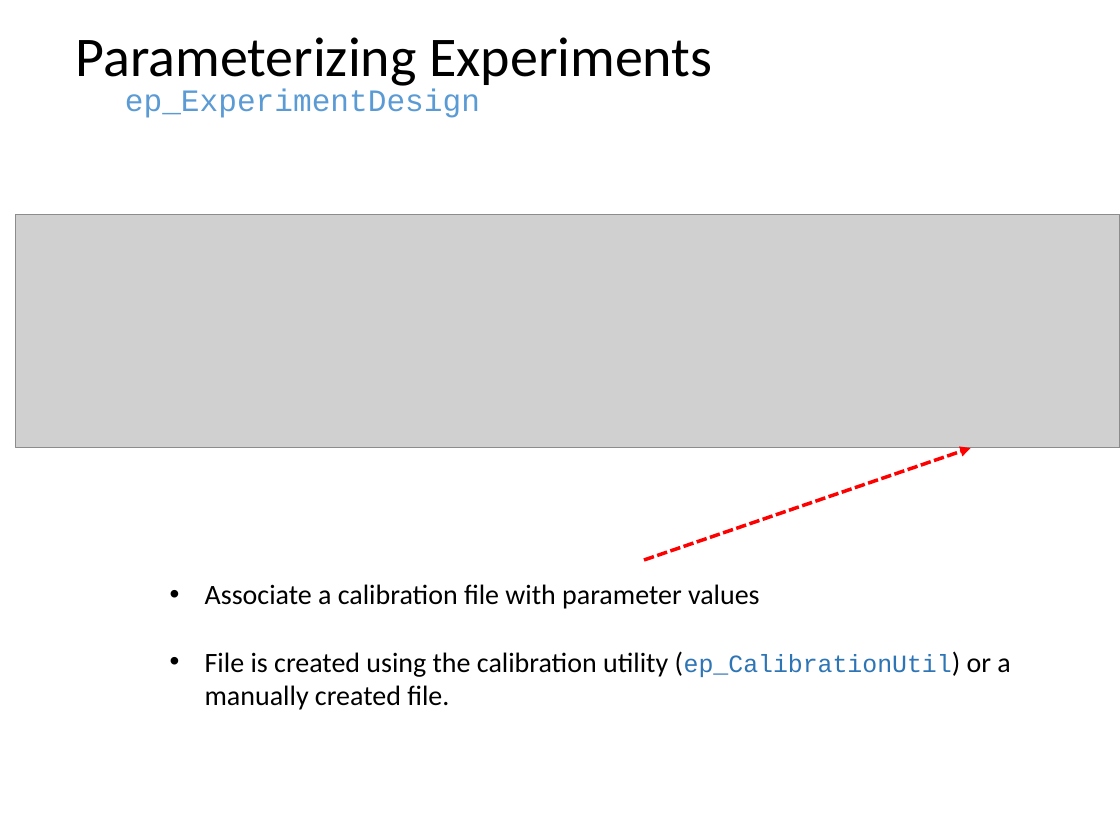
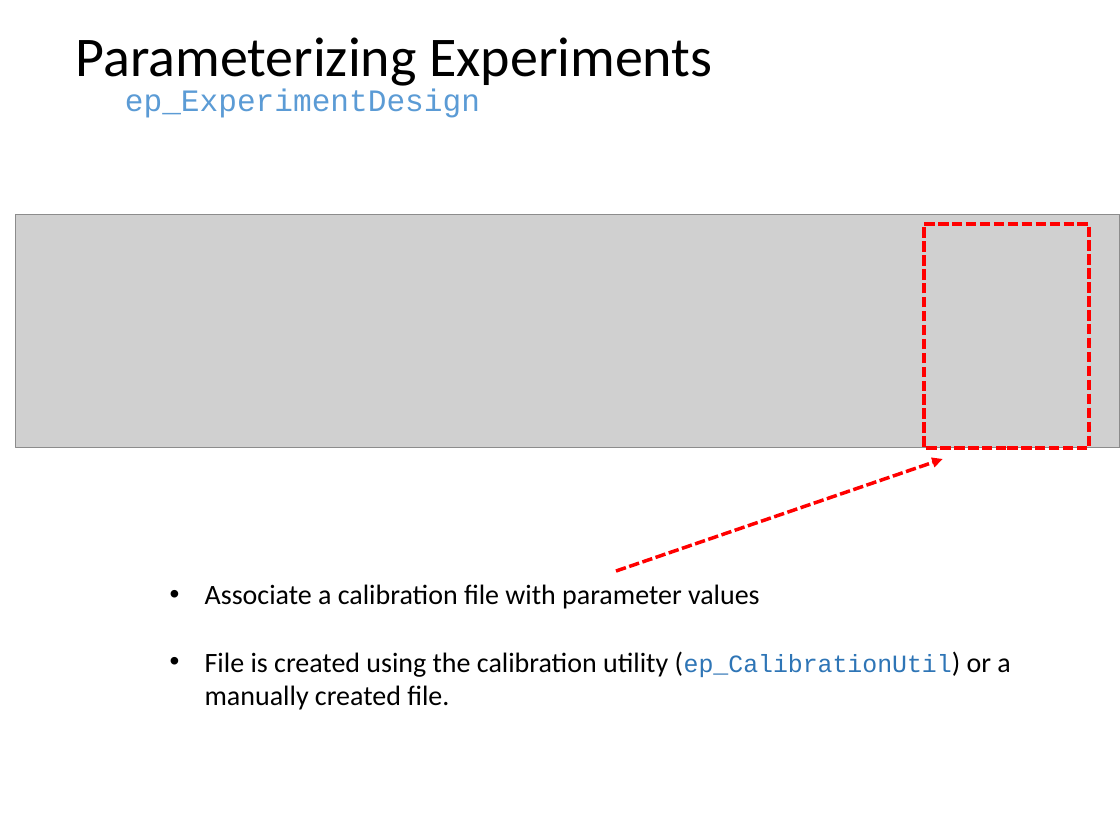
Before and after one commit to dstolz/epsych, a slide deck: slide 24 of trunk/Intro_to_ElectroPsych_Toolbox.pptx (slide 18 before the commit). Drawn at 1120x840 pixels with LibreOffice and Linux fonts; fonts in the diff are those of the drawing; grey boxes stand for pictures. Boxes give left, top, right and bottom in pixels: in the first picture for what was removed or moved away, otherwise in the second. Text is boxed around its words. In the diff, an @@ line names an element or a change of style, - is before the commit and + after.

```diff
--- a/trunk/Intro_to_ElectroPsych_Toolbox.pptx
+++ b/trunk/Intro_to_ElectroPsych_Toolbox.pptx
@@ rectangle added at bbox=[924, 224, 1089, 448], outline #FF0000 2.25 pt dashed @@
@@ arrow moved from (644, 560) - (971, 448) to (616, 571) - (943, 459) @@
```
Also in this commit, not shown: 9 other slides changed, 2 slides added, 1 other file.
